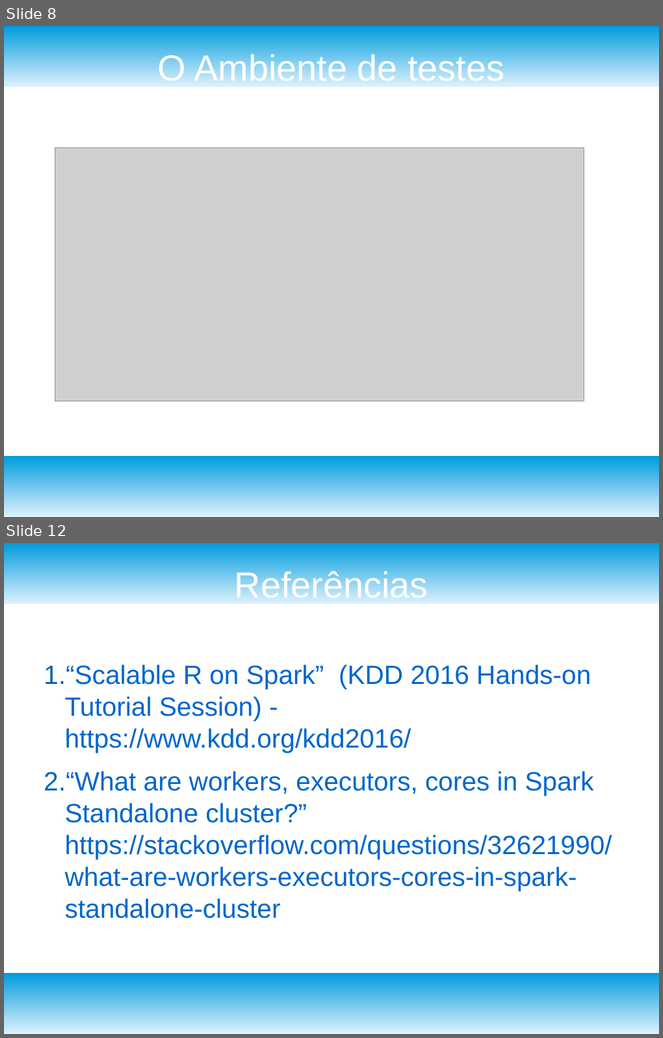
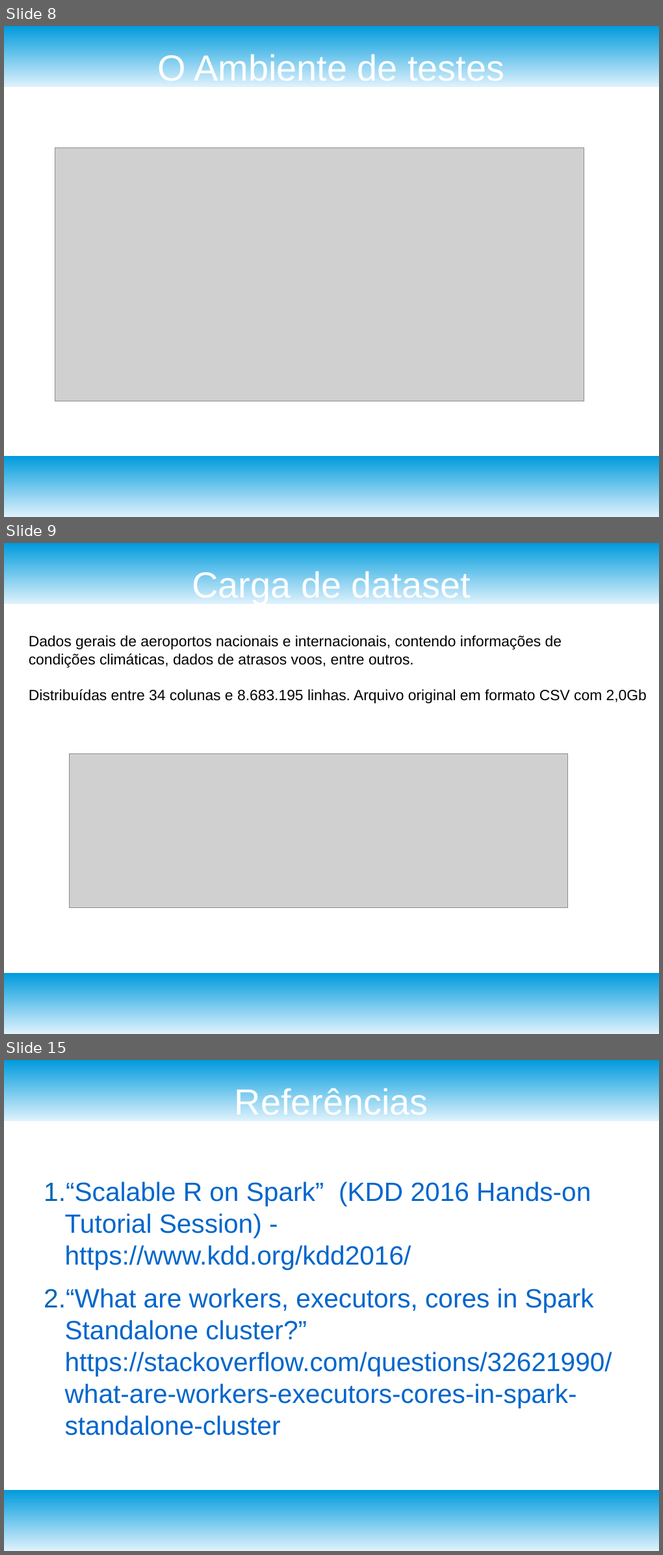
Before and after one commit to gustavoP/paralelo, a slide deck: T2-Jeff/Apresentação.odp. Shown one above the other, each under a label of ours: slides 8 and 12 before the commit, slides 8, 9 and 15 after it; the slides between them are not shown. The pictures are 663x1038 and 663x1555 pixels, drawn with LibreOffice and Linux fonts; fonts in the diff are those of the drawing; grey boxes stand for pictures. Boxes give left, top, right and bottom in pixels: in the first picture for what was removed or moved away, otherwise in the second. Text is boxed around its words. In the diff, an @@ line names an element or a change of style, - is before the commit and + after.

```diff
--- a/T2-Jeff/Apresentação.odp
+++ b/T2-Jeff/Apresentação.odp
@@ slide 9 added at box(4, 543, 659, 1034), background #FFFFFF; not listed: 2 template elements that a slide beside it also shows @@
@@ title added at box(192, 569, 471, 604), 44 pt, text #FFFFFF @@
+Carga de dataset
@@ text added at box(29, 635, 647, 704), 18 pt, text #000000 @@
+Dados gerais de aeroportos nacionais e internacionais, contendo informações de
+condições climáticas, dados de atrasos voos, entre outros.
+Distribuídas entre 34 colunas e 8.683.195 linhas. Arquivo original em formato CSV com 2,0Gb
@@ picture added at box(70, 754, 568, 908) @@
@@ what was slide 12 is now slide 15 @@
```
Also in this commit, not shown: 5 other slides added, 3 slides removed, 13 other files.
